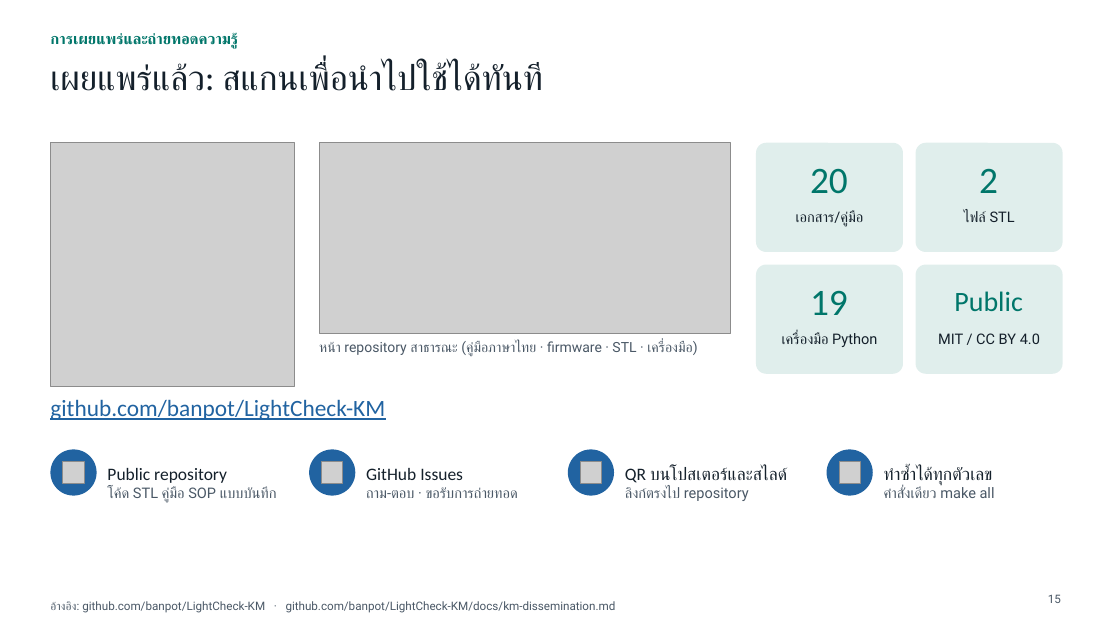
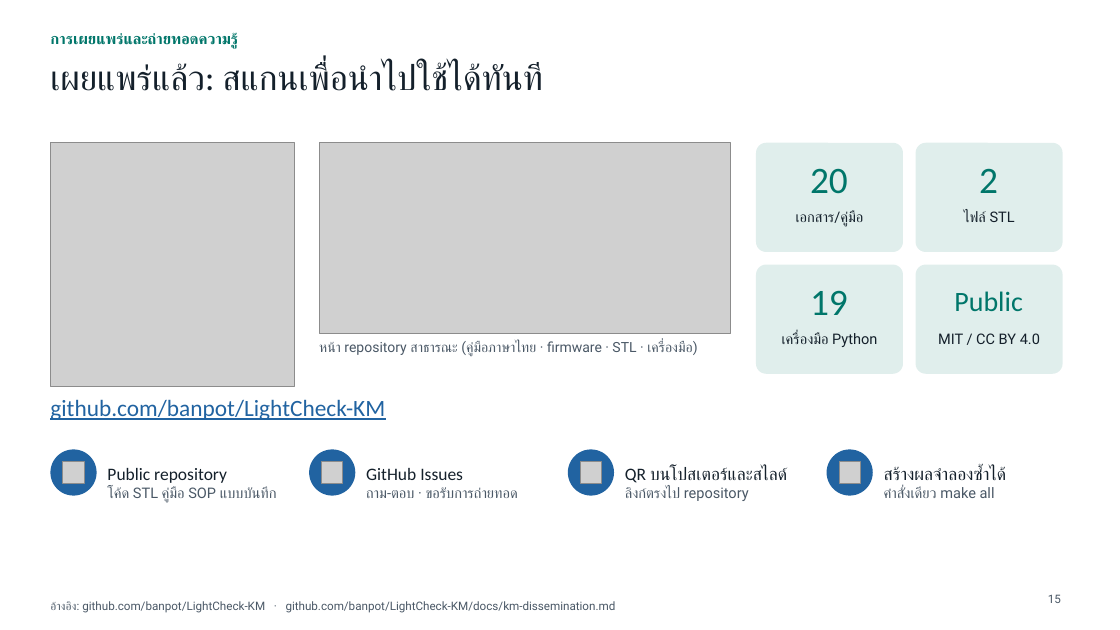
Before and after one commit to banpot/LightCheck-KM, a slide deck: slide 15 of presentation/LightCheck-KM_oral_KMDay2569.pptx. Drawn at 1120x630 pixels with LibreOffice and Linux fonts; fonts in the diff are those of the drawing; grey boxes stand for pictures; background and template pictures are left out. Boxes give left, top, right and bottom in pixels: in the first picture for what was removed or moved away, otherwise in the second. Text is boxed around its words. In the diff, an @@ line names an element or a change of style, - is before the commit and + after.

```diff
--- a/presentation/LightCheck-KM_oral_KMDay2569.pptx
+++ b/presentation/LightCheck-KM_oral_KMDay2569.pptx
@@ text at bbox=[884, 467, 1007, 486]: text changed @@
-ทำซ้ำได้ทุกตัวเลข
+สร้างผลจำลองซ้ำได้
```
Also in this commit, not shown: 11 other slides changed, 12 other files.
